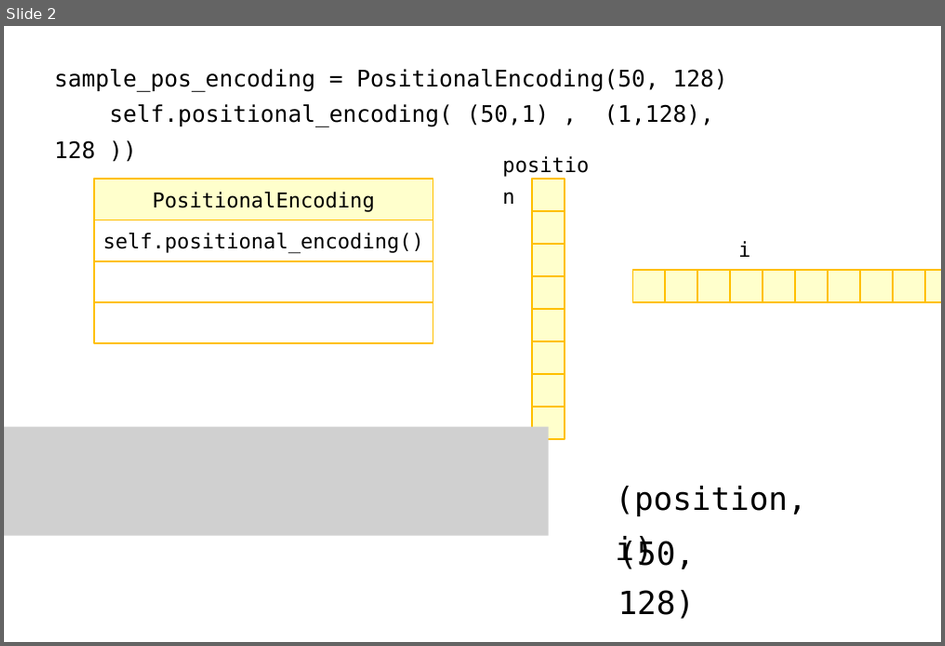
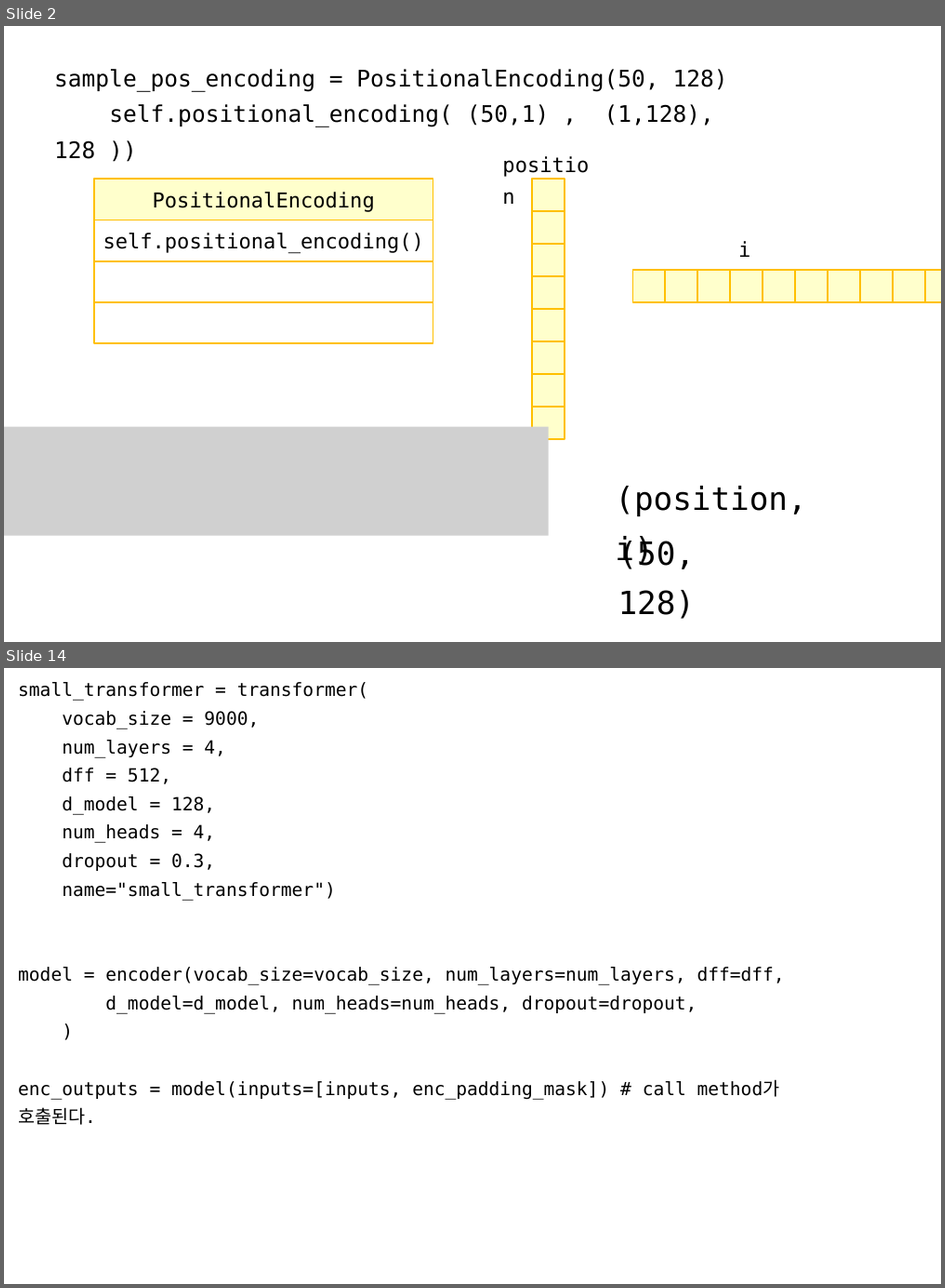
Before and after one commit to imguru-mooc/deep_learning_nlp, a slide deck: 트랜스포머분석_판서.pptx. Shown one above the other, each under a label of ours: slide 2 before the commit, slides 2 and 14 after it; the slides between them are not shown. The pictures are 945x646 and 945x1288 pixels, drawn with LibreOffice and Linux fonts; fonts in the diff are those of the drawing; grey boxes stand for pictures. Boxes give left, top, right and bottom in pixels: in the first picture for what was removed or moved away, otherwise in the second. Text is boxed around its words. In the diff, an @@ line names an element or a change of style, - is before the commit and + after.

```diff
--- a/트랜스포머분석_판서.pptx
+++ b/트랜스포머분석_판서.pptx
@@ slide 14 added at (4,668,941,1284), background #FFFFFF @@
@@ text added at (18,682,785,1125), 16 pt, text #000000 @@
+small_transformer = transformer(
+vocab_size = 9000,
+num_layers = 4,
+dff = 512,
+d_model = 128,
+num_heads = 4,
+dropout = 0.3,
+name="small_transformer")
+model = encoder(vocab_size=vocab_size, num_layers=num_layers, dff=dff,
+d_model=d_model, num_heads=num_heads, dropout=dropout,
+)
+enc_outputs = model(inputs=[inputs, enc_padding_mask]) # call method가 호출된다.
```
Also in this commit, not shown: 11 other slides added.
